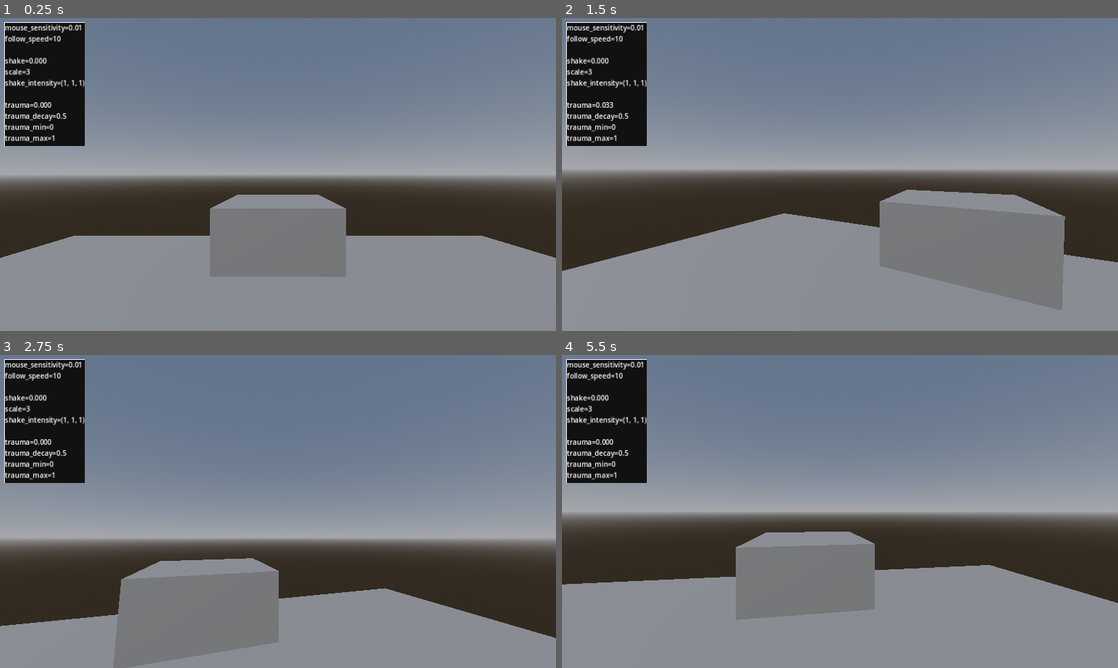
Above: before the commit, frames 1-4 (two rows, left to right).
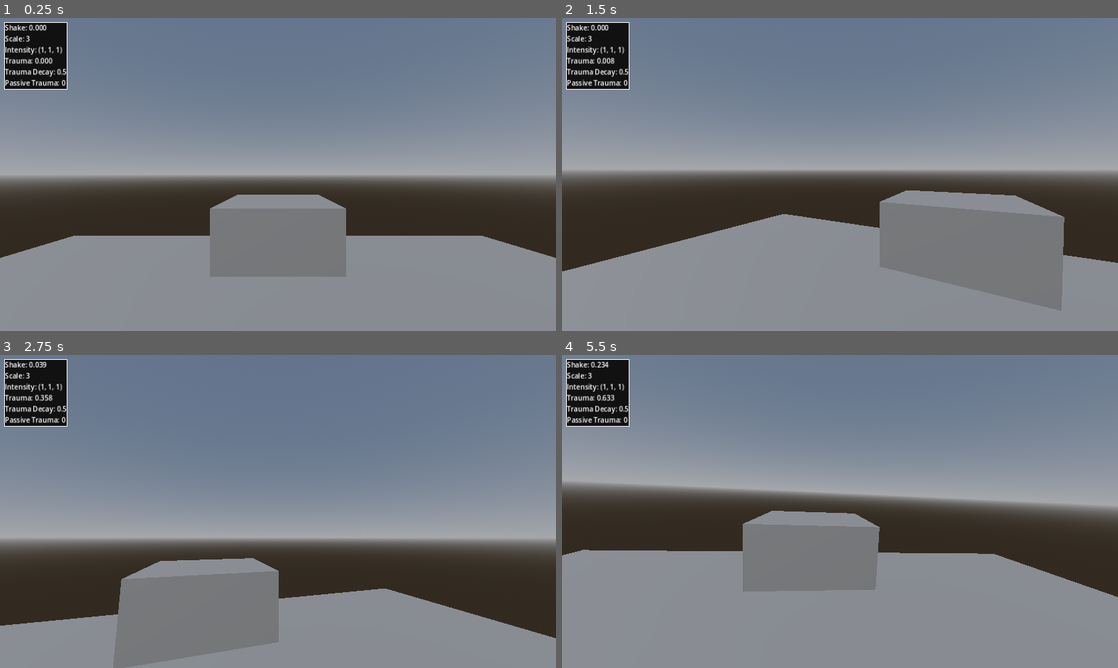
Above: after the commit, the same moments.

Repository: m-sef/godot-3d-camera-shake
Game: Godot game, scene res://main.tscn
Same seed, same stepped clock (60 frames per second), same inputs: the game is played once before the commit and once after it.
Inputs (mouse positions are in pixels of both pictures, inside the frame that each line leads up to):
- Up to frame 1 (0.25 s): no input
- Up to frame 2 (1.5 s): tap Enter (ui_accept) at 0.5, 1.35 s; move the mouse to (867, 174) at 0.52 s; hold Enter (ui_accept) 0.53-1.28 s; move the mouse to (812, 174) at 1.27 s
- Up to frame 3 (2.75 s): tap Enter (ui_accept) at 1.52, 1.82 s; move the mouse to (289, 505) at 2.02 s; hold Enter (ui_accept) from 2.03 s (still down)
- Up to frame 4 (5.5 s): move the mouse to (834, 517) at 2.77 s; release Enter (ui_accept) at 2.78 s; tap Enter (ui_accept) at 2.85, 3.02, 3.32, 4.35, 4.52, 4.82 s; move the mouse to (878, 514) at 3.52 s; hold Enter (ui_accept) 3.53-4.28 s; move the mouse to (795, 508) at 4.27 s; move the mouse to (845, 511) at 5.02 s; hold Enter (ui_accept) from 5.03 s (still down)

The runs differ from the first frame. In frame 1, 4.1% of the frame differs, in the area x 0-16%, y 1-41%; in frame 2, 4.4%; in frame 3, 4.2%; in frame 4, 22%, in the area x 0-100%, y 1-85%.

Commit message:
Add files via upload

Diff:
--- a/camera.gd
+++ b/camera.gd
@@ -1,4 +1,4 @@
-class_name FirstPersonCamera
+class_name Camera3DShake
 extends Camera3D
 
 enum ShakeScale {
@@ -7,35 +7,35 @@
 	CUBED = 3
 }
 
-@export_category("Camera Shake")
-@export var camera_shake_scale : ShakeScale = ShakeScale.CUBED
-@export var shake_intensity : Vector3 = Vector3.ONE
-@export_range(0, 1, 0.01) var trauma_decay : float = 0.5
-@export_range(0, 1, 0.01) var trauma_min : float = 0.0
-@export_range(0, 1, 0.01) var trauma_max : float = 1.0
+const MIN_TRAUMA : float = 0.0
+const MAX_TRAUMA : float = 1.0
 
-@export_category("Mouse")
-@export_range(0, 1, 0.01) var mouse_sensitivity : float = 0.01
-@export var follow_speed : float = 10.0
+@export var shake_scale : ShakeScale = ShakeScale.CUBED
+@export var intensity : Vector3 = Vector3.ONE
+@export_range(MIN_TRAUMA, MAX_TRAUMA, 0.01) var trauma_decay : float = 0.5
+@export_range(MIN_TRAUMA, MAX_TRAUMA, 0.01) var passive_trauma : float = 0.0
 
-var shake : float = 0.0
+@export_range(0.0, 1.0, 0.01) var mouse_sensitivity : float = 0.01
+@export_range(0.0, 100.0, 0.01, "or_greater") var follow_weight : float = 10.0
+
 var target_fov : float = fov
 var target_rotation : Vector3 = Vector3.ZERO
+var _shake : float = 0.0
 
-@onready var trauma : float = trauma_min
+@onready var _trauma : float = passive_trauma
 @onready var _noise : FastNoiseLite = FastNoiseLite.new()
 
 func add_trauma(amount : float) -> void:
-	trauma = minf(trauma + amount, trauma_max)
+	_trauma = minf(_trauma + amount, MAX_TRAUMA)
 
-func _shake() -> void:
-	shake = pow(trauma, camera_shake_scale)
+func _camera_shake() -> void:
+	_shake = pow(_trauma, shake_scale)
 
 	var ticks : int = Time.get_ticks_msec()
 
-	target_rotation.x += (shake * _noise.get_noise_2d(_noise.seed * 1, ticks) * shake_intensity.x)
-	target_rotation.y += (shake * _noise.get_noise_2d(_noise.seed * 2, ticks) * shake_intensity.y)
-	target_rotation.z += (shake * _noise.get_noise_2d(_noise.seed * 3, ticks) * shake_intensity.z)
+	target_rotation.x += (_shake * _noise.get_noise_2d(_noise.seed * 1, ticks) * intensity.x)
+	target_rotation.y += (_shake * _noise.get_noise_2d(_noise.seed * 2, ticks) * intensity.y)
+	target_rotation.z += (_shake * _noise.get_noise_2d(_noise.seed * 3, ticks) * intensity.z)
 
 func _ready() -> void:
 	randomize()
@@ -52,15 +52,15 @@
 		target_rotation.y += -event.relative.x * mouse_sensitivity
 
 func _physics_process(delta : float) -> void:
-	if trauma:
-		trauma = maxf(trauma - trauma_decay * delta, trauma_min)
-		_shake()
+	if _trauma:
+		_trauma = maxf(_trauma - trauma_decay * delta, passive_trauma)
+		_camera_shake()
 
 	# Clamp the camera's x rotation to be within the range -90° to 90°
 	target_rotation.x = clamp(target_rotation.x, -PI/2, PI/2)
 
 	# Gradually reset the camera's z rotation
-	target_rotation.z = lerpf(target_rotation.z, 0.0, follow_speed * delta)
+	target_rotation.z = lerpf(target_rotation.z, 0.0, follow_weight * delta)
 
-	rotation = lerp(rotation, target_rotation, follow_speed * delta)
+	rotation = lerp(rotation, target_rotation, follow_weight * delta)
 	fov = lerp(fov, target_fov, 10.0 * delta)
--- a/main.gd
+++ b/main.gd
@@ -2,14 +2,11 @@
 
 @onready var debug_label : Label = $Control/MarginContainer/VBoxContainer/HBoxContainer/Label
 
-@onready var camera : FirstPersonCamera = $Camera3D
+@onready var camera : Camera3DShake = $Camera3D
 
 func _unhandled_input(event):
 	if event.is_action_pressed("ui_cancel"):
 		get_tree().quit()
-
-	if event.is_action_pressed("ui_accept"):
-		camera.add_trauma(0.1)
 
 	if event is InputEventMouseButton:
 		if event.button_index == MOUSE_BUTTON_WHEEL_UP:
@@ -17,16 +14,13 @@
 		if event.button_index == MOUSE_BUTTON_WHEEL_DOWN:
 			camera.target_fov += 4
 
+func _process(delta) -> void:
+	if Input.is_action_pressed("ui_accept"):
+		camera.add_trauma(1.0 * delta)
 
-func _process(delta) -> void:
-	debug_label.text = "mouse_sensitivity=" + str(camera.mouse_sensitivity)
-	debug_label.text += "\nfollow_speed=" + str(camera.follow_speed)
-
-	debug_label.text += "\n\nshake=" + str(camera.shake).pad_decimals(3)
-	debug_label.text += "\nscale=" + str(camera.camera_shake_scale)
-	debug_label.text += "\nshake_intensity=" + str(camera.shake_intensity)
-
-	debug_label.text += "\n\ntrauma=" + str(camera.trauma).pad_decimals(3)
-	debug_label.text += "\ntrauma_decay=" + str(camera.trauma_decay)
-	debug_label.text += "\ntrauma_min=" + str(camera.trauma_min)
-	debug_label.text += "\ntrauma_max=" + str(camera.trauma_max)
+	debug_label.text = "Shake: " + str(camera._shake).pad_decimals(3)
+	debug_label.text += "\nScale: " + str(camera.shake_scale)
+	debug_label.text += "\nIntensity: " + str(camera.intensity)
+	debug_label.text += "\nTrauma: " + str(camera._trauma).pad_decimals(3)
+	debug_label.text += "\nTrauma Decay: " + str(camera.trauma_decay)
+	debug_label.text += "\nPassive Trauma: " + str(camera.passive_trauma)
